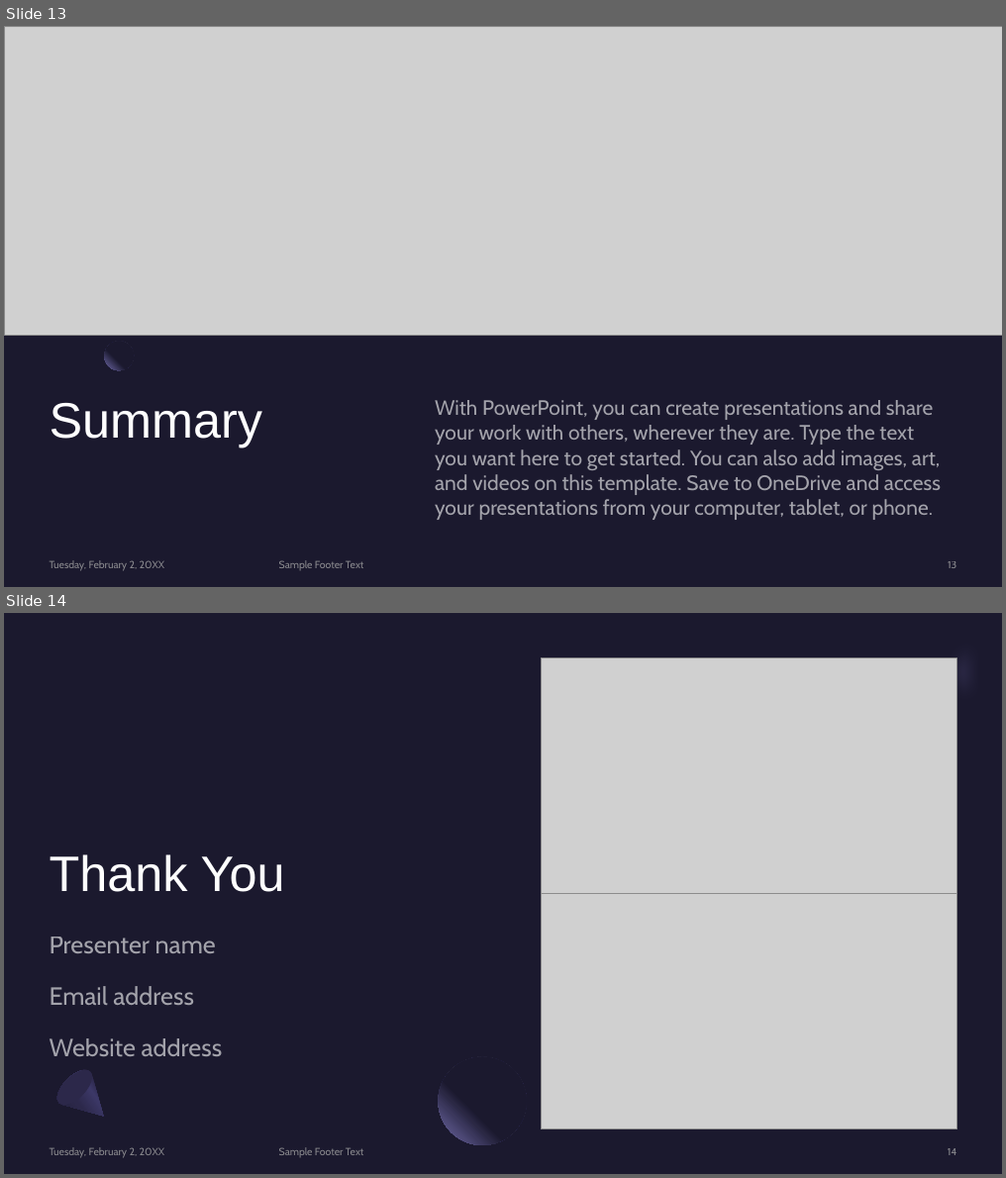
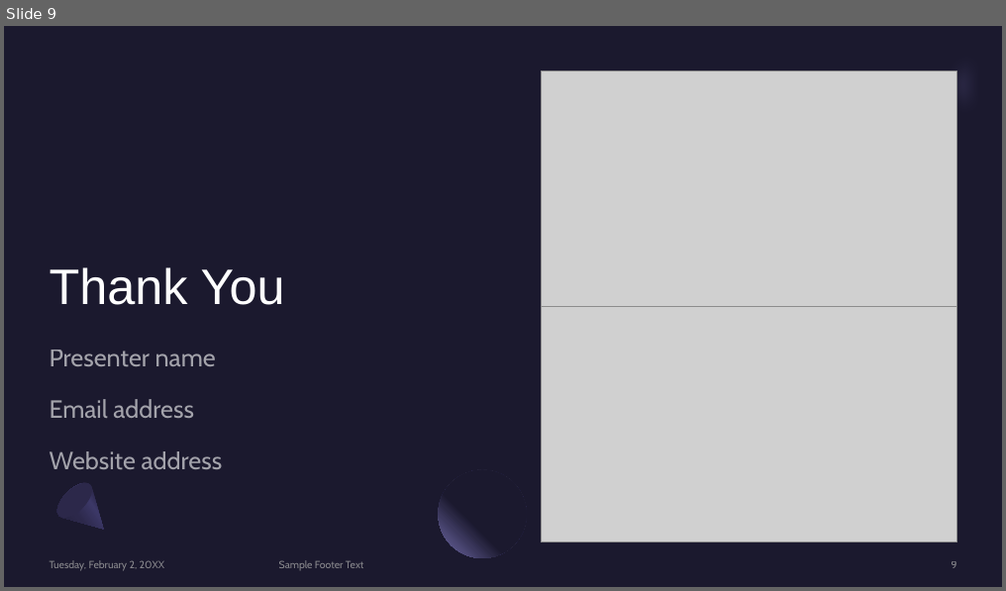
Before and after one commit to AKCase1993/Capstone-NSS-DA7, a slide deck: notebook/Tobacco.pptx. Shown one above the other, each under a label of ours: slides 13 and 14 before the commit, slide 9 after it. The pictures are 1006x1178 and 1006x591 pixels, drawn with LibreOffice and Linux fonts; fonts in the diff are those of the drawing; grey boxes stand for pictures. Boxes give left, top, right and bottom in pixels: in the first picture for what was removed or moved away, otherwise in the second. Text is boxed around its words. In the diff, an @@ line names an element or a change of style, - is before the commit and + after.

```diff
--- a/notebook/Tobacco.pptx
+++ b/notebook/Tobacco.pptx
@@ slide 13 removed at bbox=[4, 26, 1002, 587], background #1B192E @@
@@ picture removed at bbox=[4, 26, 1002, 335] @@
@@ ellipse removed at bbox=[104, 341, 134, 371] @@
@@ title removed at bbox=[50, 403, 262, 448] @@
-Summary
@@ text removed at bbox=[435, 400, 941, 520] @@
-With PowerPoint, you can create presentations and share your work with others, wherever they are. Type the text you want here to get started. You can also add images, art, and videos on this template. Save to OneDrive and access your presentations from your computer, tablet, or phone.
@@ text removed at bbox=[50, 561, 164, 571] @@
-Tuesday, February 2, 20XX
@@ text removed at bbox=[279, 561, 364, 570] @@
-Sample Footer Text
@@ page number removed at bbox=[947, 562, 956, 569] @@
-13
@@ what was slide 14 is now slide 9 @@
@@ page number at bbox=[951, 562, 957, 569]: text changed @@
-14
+9
```
Also in this commit, not shown: 4 slides changed, 2 slides added, 6 other slides removed, 8 other files.
